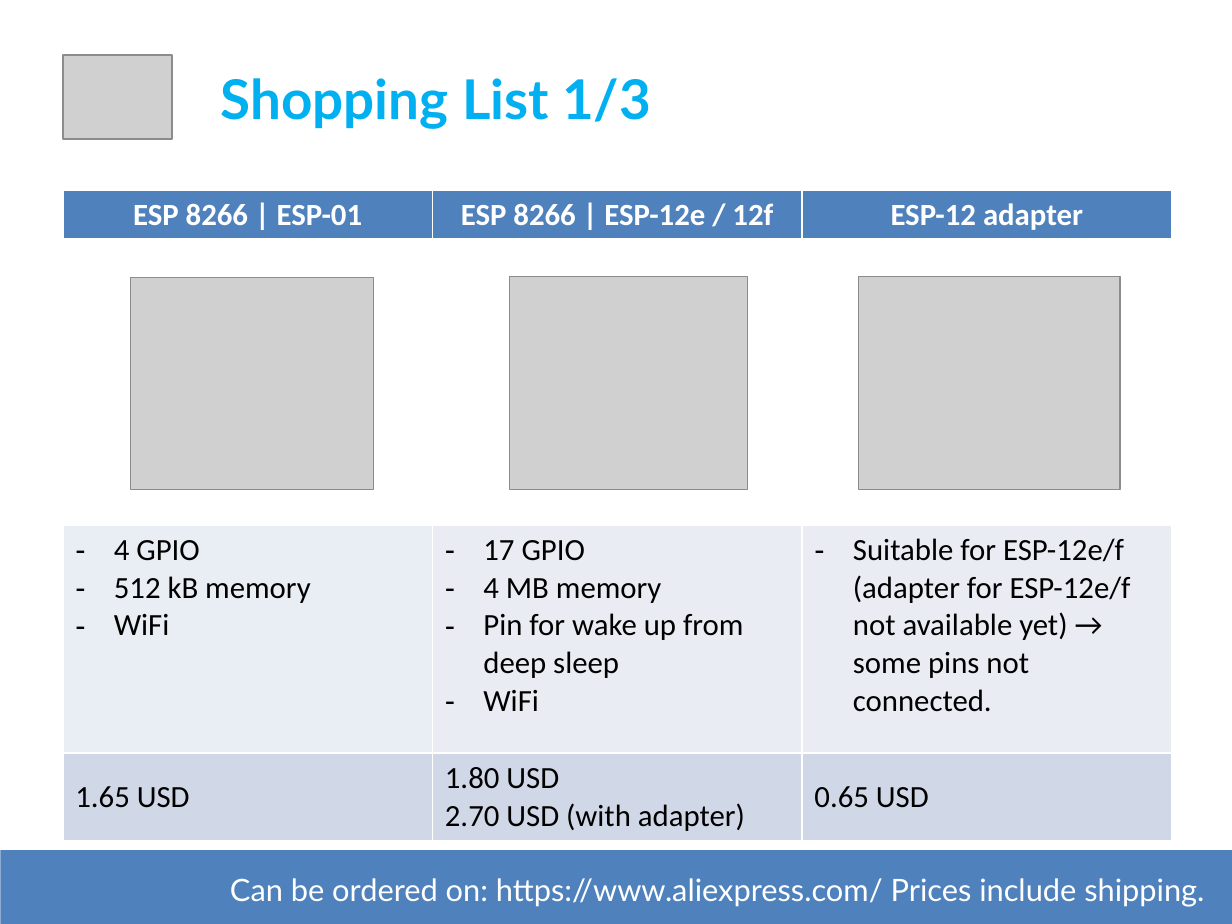
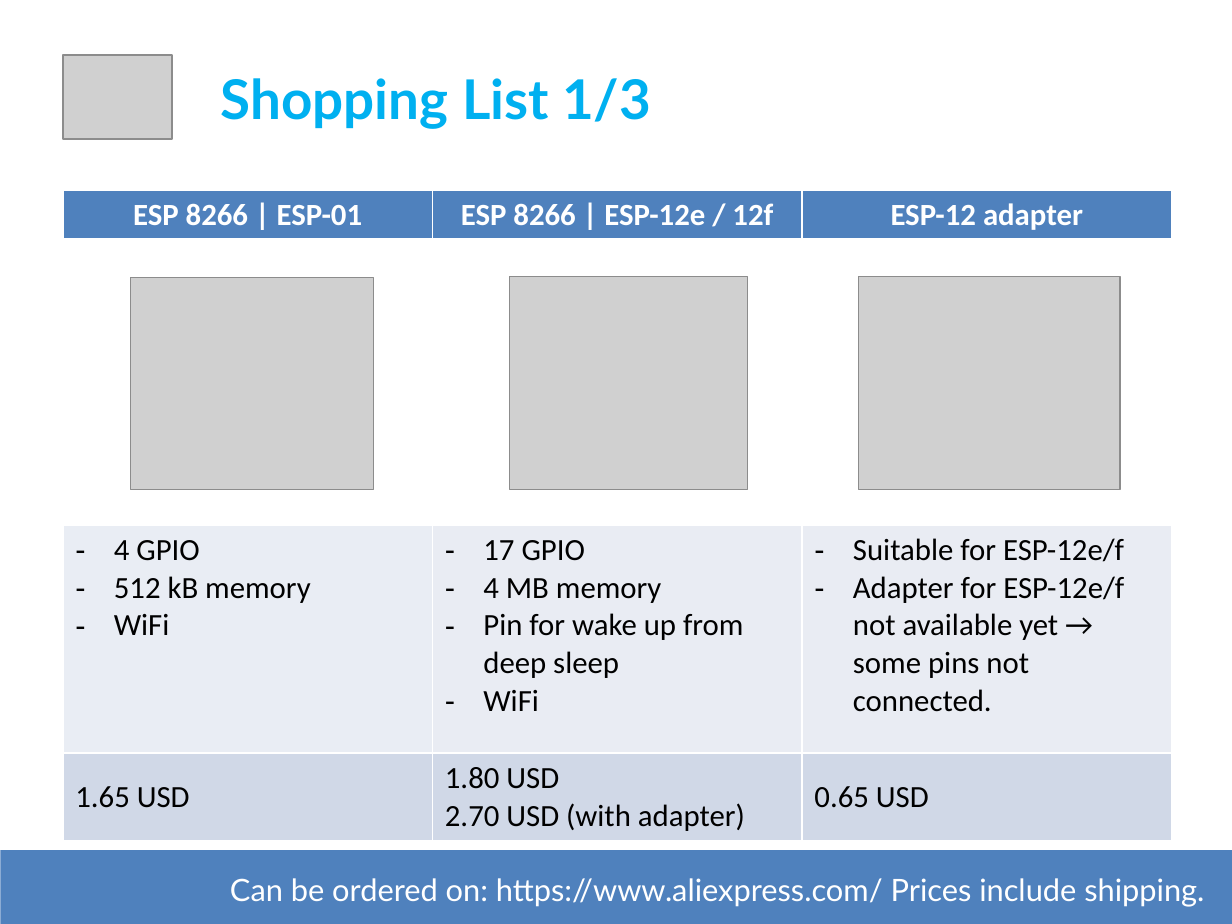
Before and after one commit to apolo-11/es-workshop-esp8266, a slide deck: slide 4 of DevSession - ESP8266.pptx (slide 5 before the commit). Drawn at 1232x924 pixels with LibreOffice and Linux fonts; fonts in the diff are those of the drawing; grey boxes stand for pictures. Boxes give left, top, right and bottom in pixels: in the first picture for what was removed or moved away, otherwise in the second. Text is boxed around its words. In the diff, an @@ line names an element or a change of style, - is before the commit and + after.

```diff
--- a/DevSession - ESP8266.pptx
+++ b/DevSession - ESP8266.pptx
@@ table at (63, 191, 1172, 841) @@
-row 3, column 3: Suitable for ESP-12e/f (adapter for ESP-12e/f not available yet) → some pins not connected.
+row 3, column 3: Suitable for ESP-12e/f / Adapter for ESP-12e/f not available yet → some pins not connected.
```
Also in this commit, not shown: 3 other slides changed, 5 slides added, 2 slides removed.
